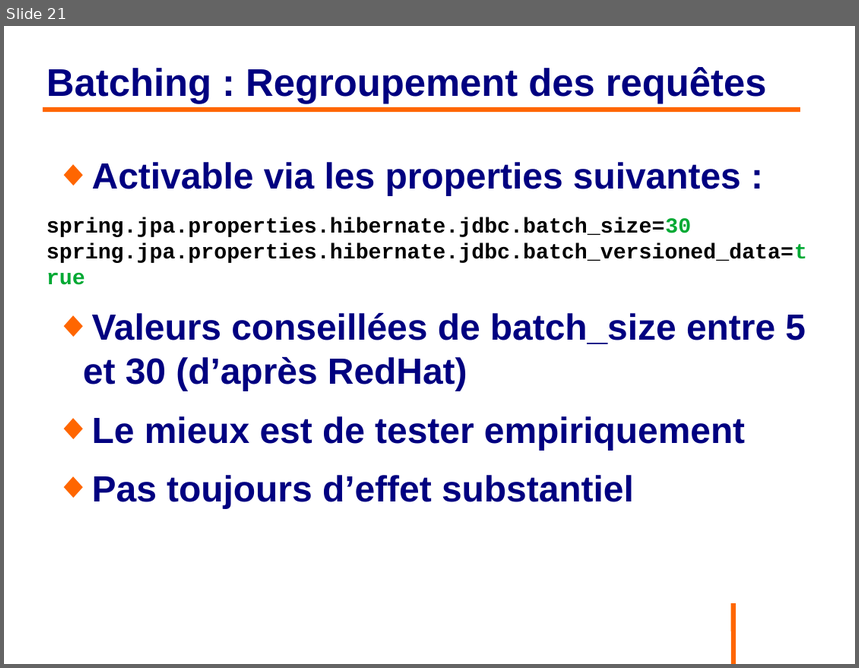
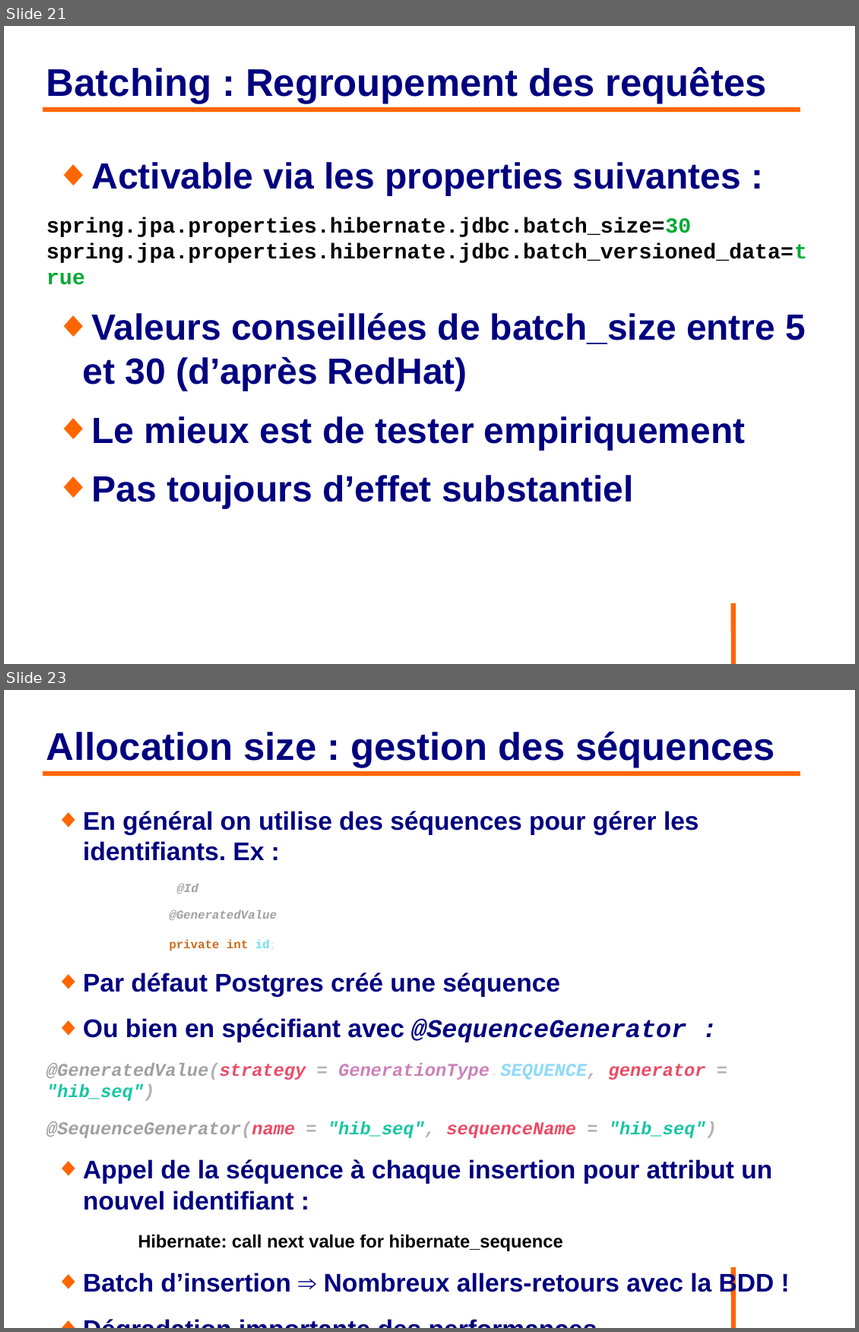
Before and after one commit to philphils/formation-hibernate-avancee, a slide deck: Documentation/diapo_formation_hibernate_avancee.odp. Shown one above the other, each under a label of ours: slide 21 before the commit, slides 21 and 23 after it; the slides between them are not shown. The pictures are 859x668 and 859x1332 pixels, drawn with LibreOffice and Linux fonts; fonts in the diff are those of the drawing; background and template pictures are left out. Boxes give left, top, right and bottom in pixels: in the first picture for what was removed or moved away, otherwise in the second. Text is boxed around its words. In the diff, an @@ line names an element or a change of style, - is before the commit and + after.

```diff
--- a/Documentation/diapo_formation_hibernate_avancee.odp
+++ b/Documentation/diapo_formation_hibernate_avancee.odp
@@ slide 23 added at <box>4,690,855,1328</box>, background #FFFFFF; not listed: 1 template element that a slide beside it also shows @@
@@ title added at <box>47,731,775,768</box>, 36 pt, text #000080, bold @@
+Allocation size : gestion des séquences
@@ line added from (43, 774) to (801, 774), #FF6600 4.54 pt @@
@@ text added at <box>47,811,775,1296</box>, 23.8 pt, text #000080, bold @@
+◆ En général on utilise des séquences pour gérer les identifiants. Ex :
+  @Id
+@GeneratedValue
+private int id;
+◆ Par défaut Postgres créé une séquence
+◆ Ou bien en spécifiant avec @SequenceGenerator :
+@GeneratedValue(strategy = GenerationType.SEQUENCE, generator = "hib_seq")
+@SequenceGenerator(name = "hib_seq", sequenceName = "hib_seq")
+◆ Appel de la séquence à chaque insertion pour attribut un nouvel identifiant :
+Hibernate: call next value for hibernate_sequence
+◆ Batch d’insertion ⇒ Nombreux allers-retours avec la BDD !
+◆ Dégradation importante des performances…
```
Also in this commit, not shown: 2 slides changed, 3 other slides added.
